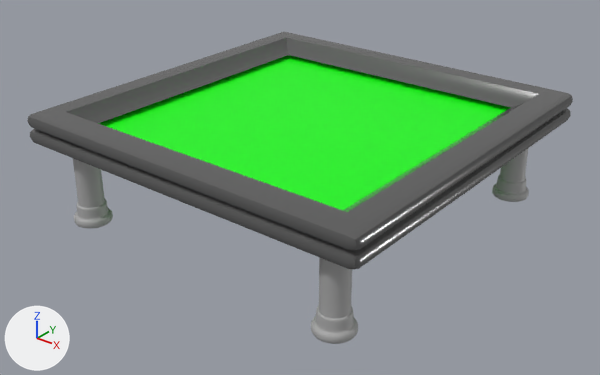
What one commit did to the FBX model GJ72h/Assets/trampoline_anim_challenge_48h.fbx.
Camera for both pictures: a 50 mm camera at (0.251, -0.32, 0.203) aimed at (0.001, -0.008, 0.01). Lighting does not change. The marker at lower left points along +X, +Y and +Z. Where no turn or scale is listed for an object, it has been applied to the vertices.

Before the edit, the objects in view are built like this:
```python
mat_standardsurface2 = principled_material('standardSurface2')
mat_standardsurface2.base_color = (0.4, 0.4, 0.4)  # grey #aaaaaa
mat_standardsurface3 = principled_material('standardSurface3')
mat_standardsurface3.base_color = (0.103, 0.103, 0.103)  # dark grey #5a5a5a
mat_standardsurface3.roughness = 0.2
me_mesh = bpy.data.meshes.new('Mesh')
me_mesh.from_pydata(...)  # 4008 vertices, 4000 faces; spans x -0.088..0.088, y -0.092..0.092, z -0.037..0.005
me_mesh.materials.append(mat_standardsurface2)  # grey #aaaaaa
me_mesh_001 = bpy.data.meshes.new('Mesh.001')
me_mesh_001.from_pydata(...)  # 104 vertices, 96 faces; spans x -0.102..0.102, y -0.102..0.102, z -0.008..0.008
me_mesh_001.materials.append(mat_standardsurface3)  # dark grey #5a5a5a
me_mesh_002 = bpy.data.meshes.new('Mesh.002')
me_mesh_002.from_pydata(...)  # 110 vertices, 90 faces; spans x -0.089..0.089, y -0.089..0.089, z -0.003
me_mesh_002.materials.append(mat_lambert2)  # green #00ff00
ob_pcylinder5 = bpy.data.objects.new('pCylinder5', me_mesh)
ob_pcylinder5.location = (0.0045, -0.005, 0.0351)
ob_polysurface4 = bpy.data.objects.new('polySurface4', me_mesh_001)
ob_polysurface4.location = (-0.0002, 0.0012, 0.0467)
ob_trampoline_bong2 = bpy.data.objects.new('trampoline_bong2', me_mesh_002)
ob_trampoline_bong2.location = (0.0009, -0.0012, 0.0482)
```
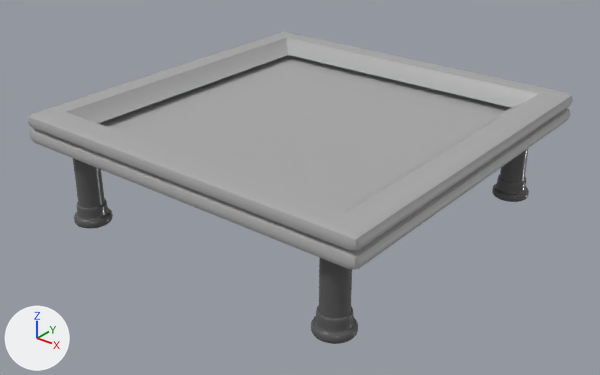
Pixel boxes [x1, y1, x2, y2] of what changed, in the pictures (600 x 375 px):
'polySurface4', recoloured, surface changed
    both: [27, 32, 573, 269]
'trampoline_bong2', recoloured, surface changed, moved
    both: [98, 55, 511, 210]
'pCylinder5', recoloured
    both: [73, 149, 529, 344]

Edits to the bpy script that builds the scene:
```text
Change mat_standardsurface3:
    mat_standardsurface3.roughness: 0.2 -> 0.5
    mat_standardsurface3.base_color: (0.103, 0.103, 0.103) -> (0.4, 0.4, 0.4)  # dark grey #5a5a5a -> grey #aaaaaa
Change mat_standardsurface2:
    mat_standardsurface2.base_color: (0.4, 0.4, 0.4) -> (0.103, 0.103, 0.103)  # grey #aaaaaa -> dark grey #5a5a5a
Change me_mesh_002:
    where me_mesh_002.from_pydata(...)  # 110 vertices, 90 faces; spans x -0.089..0.089, y -0.089..0.089, z -0.003
    remove me_mesh_002.materials.append(mat_lambert2)  # green #00ff00
    add me_mesh_002.materials.append(mat_standardsurface3)  # grey #aaaaaa
Change ob_trampoline_bong2:
    ob_trampoline_bong2.location: (0.0009, -0.0012, 0.0482) -> (0.0009, -0.0012, 0.0475)
```
